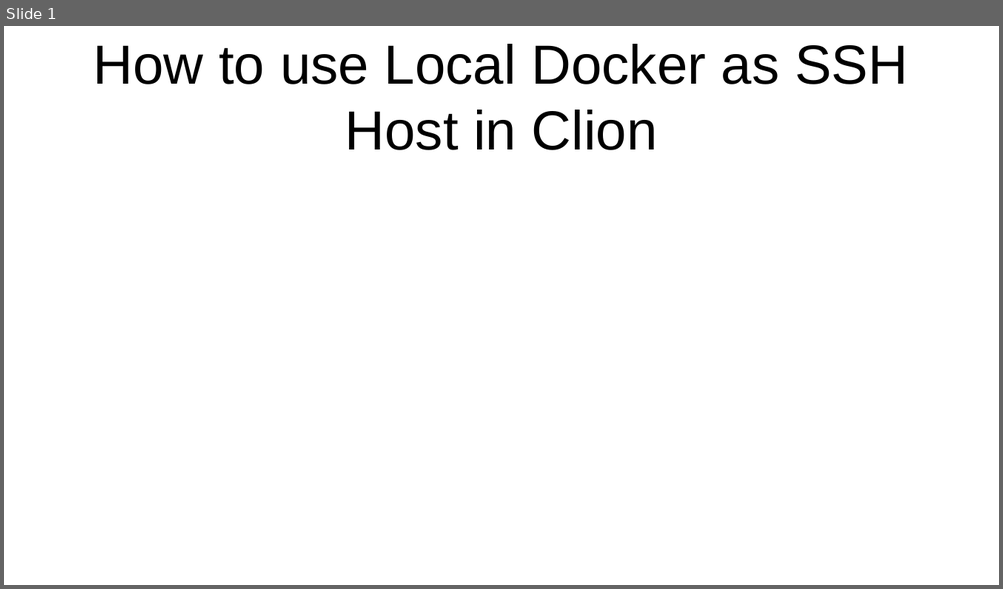
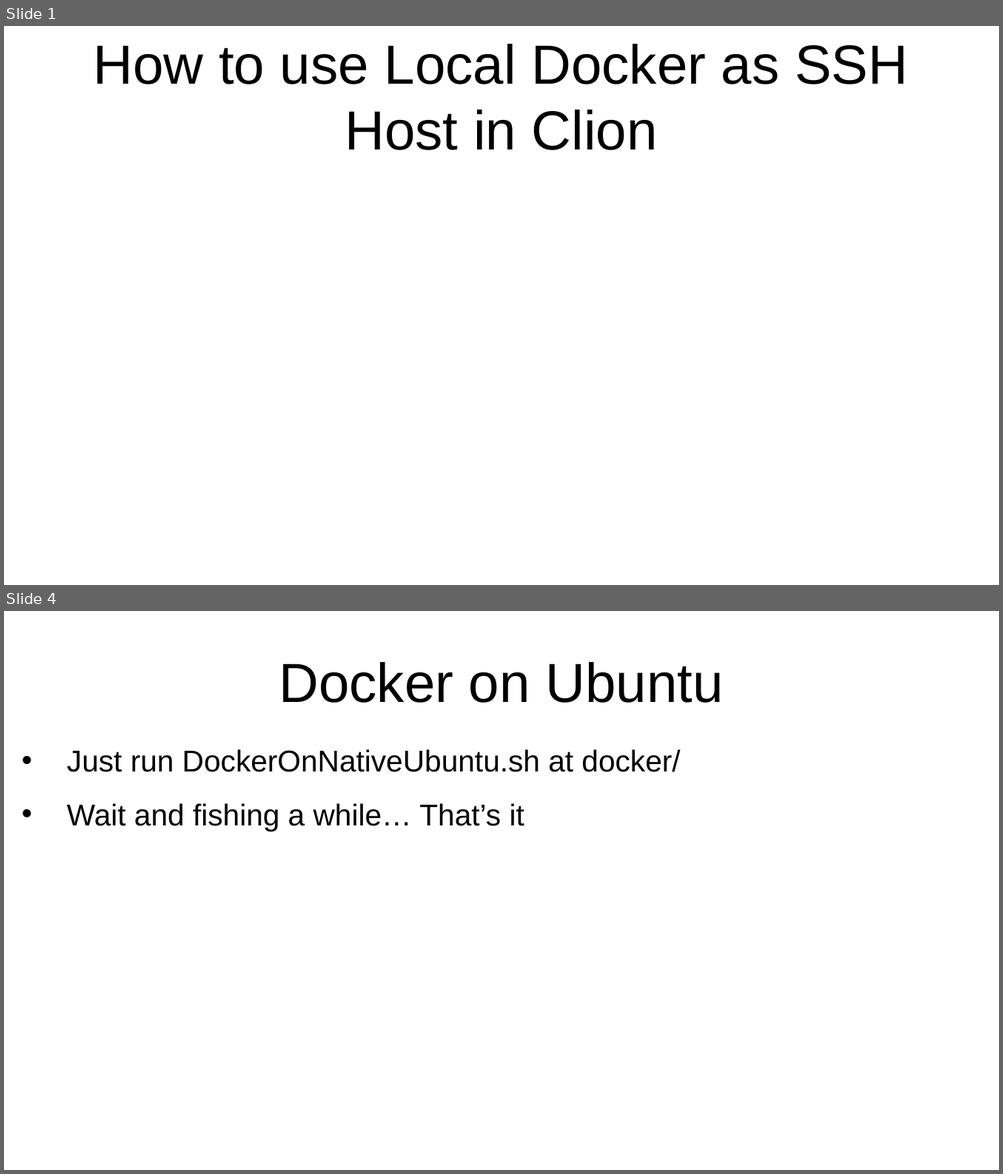
Before and after one commit to intellistream/CANDY, a slide deck: docker/Setup.odp. Shown one above the other, each under a label of ours: slide 1 before the commit, slides 1 and 4 after it; the slides between them are not shown. The pictures are 1003x589 and 1003x1174 pixels, drawn with LibreOffice and Linux fonts; fonts in the diff are those of the drawing. Boxes give left, top, right and bottom in pixels: in the first picture for what was removed or moved away, otherwise in the second. Text is boxed around its words. In the diff, an @@ line names an element or a change of style, - is before the commit and + after.

Commit message:
4. add docker windows

```diff
--- a/docker/Setup.odp
+++ b/docker/Setup.odp
@@ slide 4 added at [4, 611, 999, 1170], background #FFFFFF @@
@@ title added at [279, 662, 723, 703], 44 pt, text #000000 @@
+Docker on Ubuntu
@@ text added at [67, 749, 680, 831], 24 pt, text #000000 @@
+• Just run DockerOnNativeUbuntu.sh at docker/
+• Wait and fishing a while… That’s it
```
Also in this commit, not shown: 3 slides changed, 3 other slides added, 2 other files.
